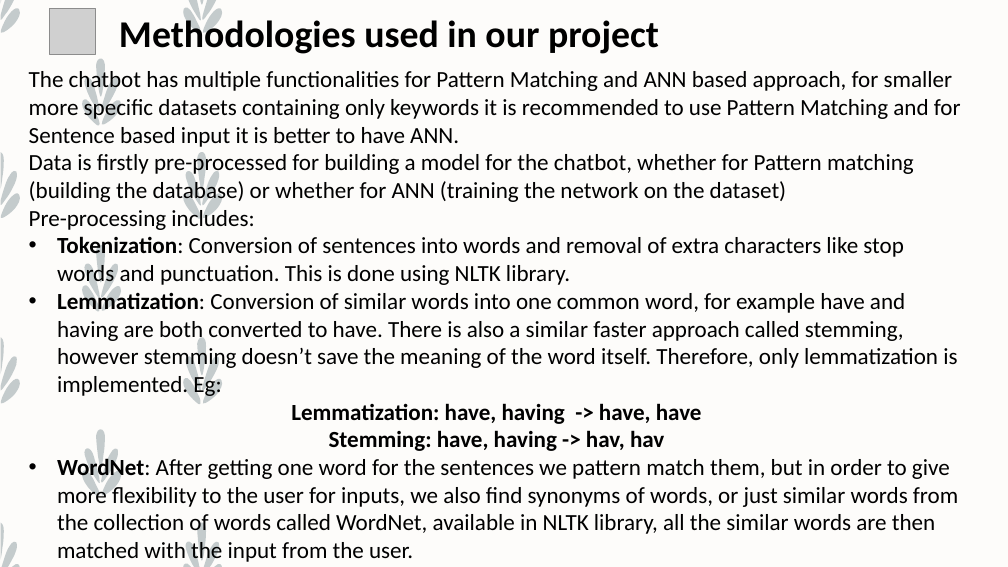
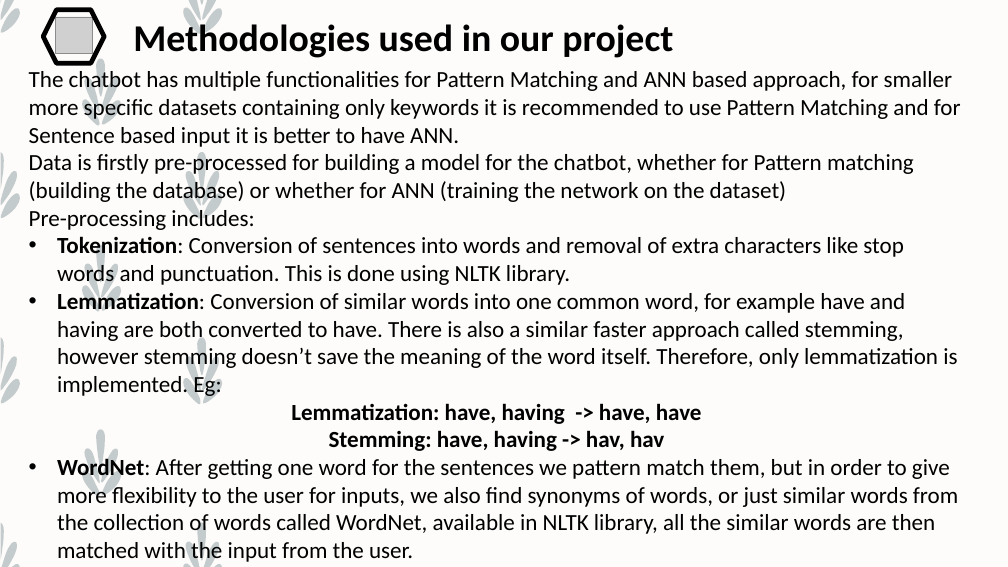
Before and after one commit to Graviton5/Minor-Project, a slide deck: slide 10 of Chatbot/Presentation Data/Final Presentation.pptx. Drawn at 1008x567 pixels with LibreOffice and Linux fonts; fonts in the diff are those of the drawing; grey boxes stand for pictures. Boxes give left, top, right and bottom in pixels: in the first picture for what was removed or moved away, otherwise in the second. Text is boxed around its words. In the diff, an @@ line names an element or a change of style, - is before the commit and + after.

```diff
--- a/Chatbot/Presentation Data/Final Presentation.pptx
+++ b/Chatbot/Presentation Data/Final Presentation.pptx
@@ hexagon added at <box>43,10,104,64</box>, outline #000000 4.5 pt @@
@@ picture: place and size @@
-picture at <box>50,9,95,54</box>
+picture at <box>55,17,92,54</box>
@@ text "Methodologies used in our project": place and size @@
-text "Methodologies used in our project" at <box>119,16,659,54</box>
+text "Methodologies used in our project" at <box>133,19,673,58</box>
```
Also in this commit, not shown: 6 other slides changed.
